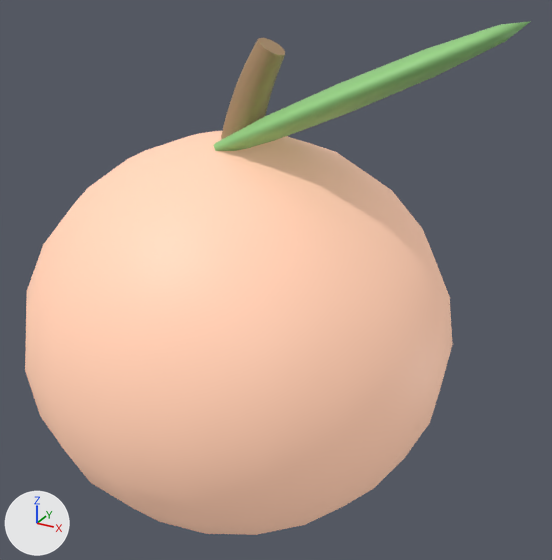
The FBX model assets/models/tools/CorelightPeach.fbx, before and after one commit.
Rendered twice from a 50 mm lens placed at (0.972, -1.566, 1.491), pointed at (0.097, 0.025, 0.695). The axes (+X, +Y, +Z) are drawn at lower left. The lights are the same throughout. The picture after the commit comes second. Where no turn or scale is listed for an object, it has been applied to the vertices.

The first picture shows 'Handle', 'Leaf', 'Twig'.
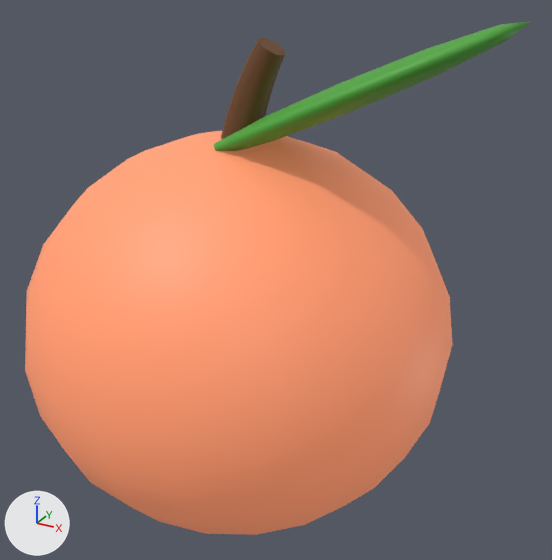
Diff of the bpy script that builds the scene:
```diff
--- a/assets/models/tools/CorelightPeach.fbx.py
+++ b/assets/models/tools/CorelightPeach.fbx.py
@@ mat_leaf @@
 mat_leaf = principled_material('Leaf')
-mat_leaf.base_color = (0.306, 0.659, 0.227)  # green #96d483
+mat_leaf.base_color = (0.0762, 0.392, 0.0423)  # green #4ea83a
 mat_leaf.roughness = 0.55
@@ mat_body @@
 mat_body = principled_material('Body')
-mat_body.base_color = (0.973, 0.58, 0.416)  # beige #fcc8ad
+mat_body.base_color = (0.939, 0.296, 0.144)  # orange #f8946a
 mat_body.roughness = 0.55
-mat_body.emission_color = (0.973, 0.58, 0.416)  # beige #fcc8ad
+mat_body.emission_color = (0.939, 0.296, 0.144)  # orange #f8946a
 mat_body.emission_strength = 0.25
@@ mat_twig @@
 mat_twig = principled_material('Twig')
-mat_twig.base_color = (0.42, 0.267, 0.141)  # brown #ad8d69
+mat_twig.base_color = (0.147, 0.0578, 0.0176)  # brown #6b4424
 mat_twig.roughness = 0.55
```

What differs and where, as boxes [x1, y1, x2, y2] in the pictures (552 x 560 px):
'Handle', recoloured (beige to orange)
    both: [25, 131, 453, 535]
'Leaf', recoloured (darker)
    both: [214, 21, 531, 151]
'Twig', recoloured (darker)
    both: [221, 38, 285, 140]
